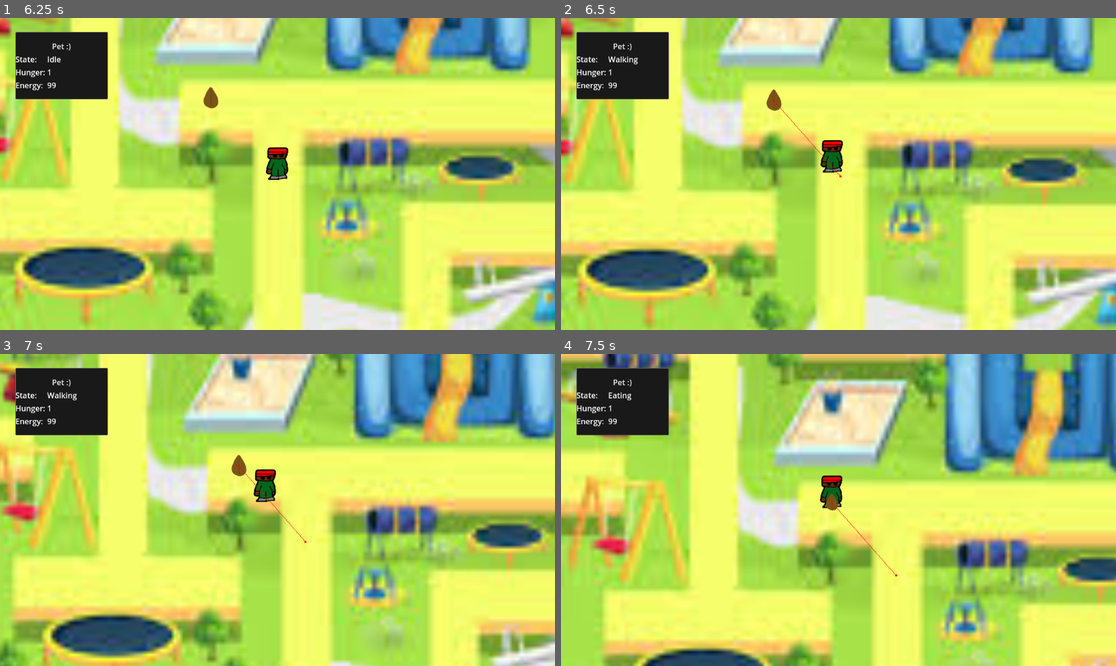
Above: before the commit, frames 1-4 (two rows, left to right).
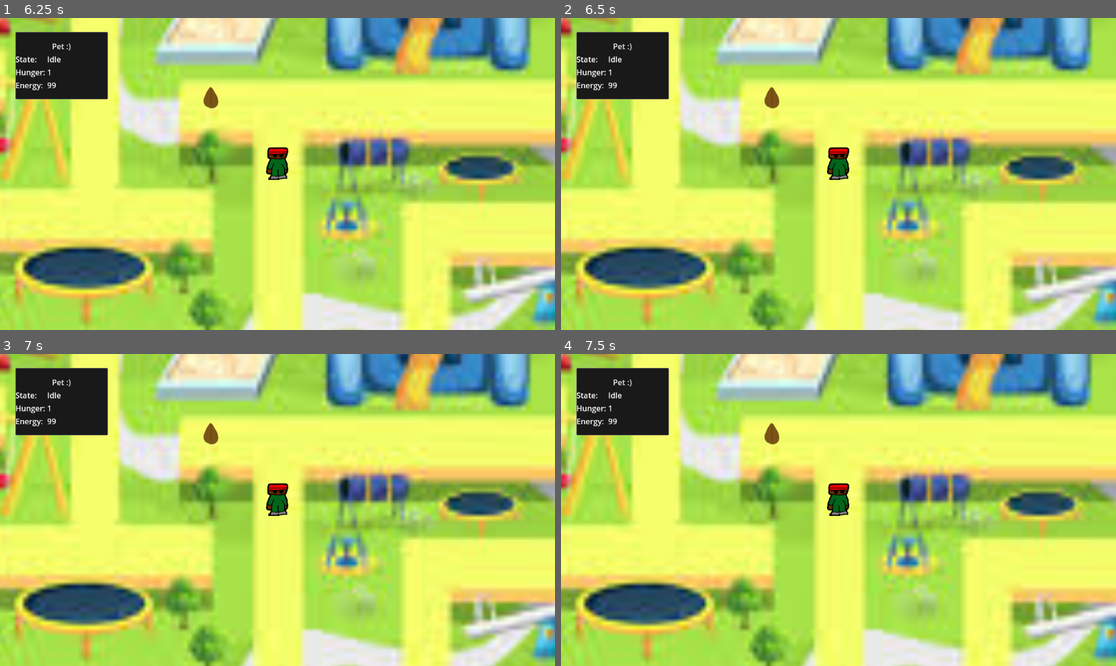
Above: after the commit, the same moments.

Repository: HappyFork/VirtualPet
Game: Godot game, scene res://scenes/main_scene.tscn
Two runs of this game, one before a commit and one after it. Both use one fixed random seed, a clock stepped at 60 frames per second and the inputs below.
Inputs:
- Up to frame 1 (6.25 s): tap Enter at 2, 3.5, 5 s; tap Space at 2.75, 4.25, 5.75 s
- Up to frame 2 (6.5 s): no input
- Up to frame 3 (7 s): no input
- Up to frame 4 (7.5 s): no input

Frame 1 is identical in both runs. In frame 2, 17% of the frame differs, in the area x 0-100%, y 0-100%; in frame 3, 77%; in frame 4, 90%.

Commit message:
First attempt at needs weight algorithm

Diff:
--- a/nodes/pet.gd
+++ b/nodes/pet.gd
@@ -33,3 +33,15 @@
 
 func survey(): # Emit surveyed signal and get decision impacts in the garden
 	emit_signal( "surveyed", self )
+
+func get_weights() -> Dictionary: # How likely a pet is to do something based on it's current needs
+	# This isn't a perfect algorithm, but I think a real one will need way more math.
+	var eat = needs.hunger / 100.0
+	var sleep = (needs.energy - 100) / 100.0
+	var nothin = 1.0 - (eat + sleep)
+	return {
+		"wait": nothin/2,
+		"wander": nothin/2,
+		"eat": eat,
+		"sleep": sleep
+	}
--- a/scripts/eating_state.gd
+++ b/scripts/eating_state.gd
@@ -9,7 +9,6 @@
 func enter( msg := {} ) -> void: # When pet enters this state
 	food = msg.food # Save the node the pet was moving to
 	if controlled_object.near.has( food ): # If the food the pet was moving to is near it,
-		# TODO: This doesn't work. Find out why.
 		food.get_parent().remove_child( food ) # Remove food from the main scene (seems convoluted)
 		controlled_object.remove_near( food ) # Take it out of the pet's near array
 		food.position = Vector2.ZERO # Reset it's position to 0
@@ -25,6 +24,8 @@
 # Custom functions
 func bite(): # When the pet bites the food
 	food.shrink() # Make the food get smaller
+	controlled_object.needs.hunger -= 5 # Releive some hunger
+	# TODO: Amount of hunger reduced should be determined by the food
 	await get_tree().create_timer(1.5).timeout # Wait a bit
 	# TODO: Wait time should be a variable
 	if is_instance_valid( food ): # If the food still exists (hasn't been freed)
--- a/scripts/state_machine.gd
+++ b/scripts/state_machine.gd
@@ -38,7 +38,8 @@
 # Custom functions
 func decide_next_action(): # Decide what to do next
 	print( "Deciding..." )
-	var decision = randi_range( 0, 2 ) # Randomly choose between wait, wander, and eat
+	var decision = sm_owner.get_weights()
+
 
 	match decision:
 		0: # Wait
